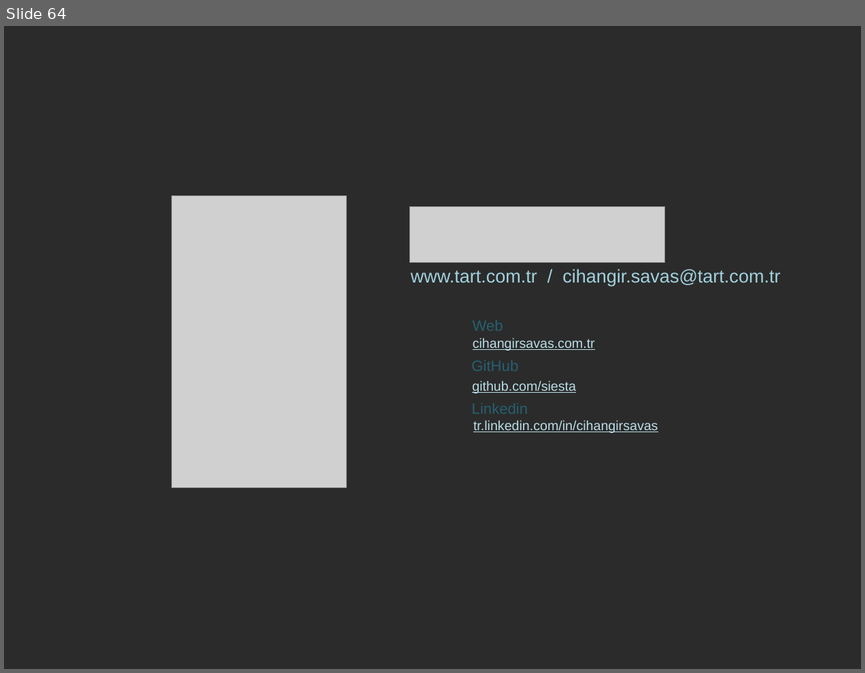
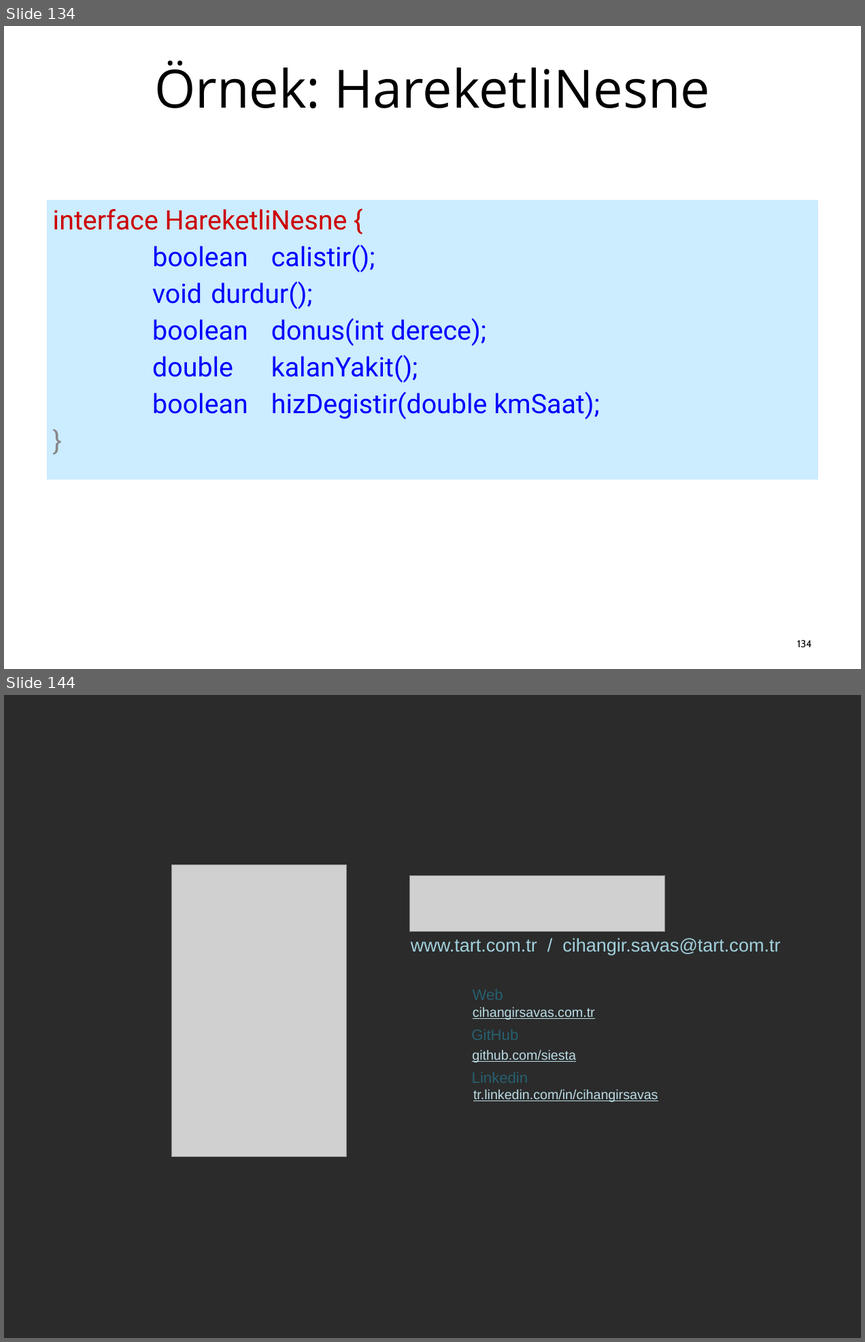
Before and after one commit to cihangir/summer-camp, a slide deck: SW101/SW101.odp. Shown one above the other, each under a label of ours: slide 64 before the commit, slides 134 and 144 after it; the slides between them are not shown. The pictures are 865x673 and 865x1342 pixels, drawn with LibreOffice and Linux fonts; fonts in the diff are those of the drawing; grey boxes stand for pictures; background and template pictures are left out; a plain dark background stands for a picture behind light text. Boxes give left, top, right and bottom in pixels: in the first picture for what was removed or moved away, otherwise in the second. Text is boxed around its words. In the diff, an @@ line names an element or a change of style, - is before the commit and + after.

```diff
--- a/SW101/SW101.odp
+++ b/SW101/SW101.odp
@@ slide 134 added at (x1=4, y1=26, x2=861, y2=669), background picture (left out) @@
@@ title added at (x1=154, y1=60, x2=710, y2=108), 63 pt, text #000000 @@
+Örnek: HareketliNesne
@@ text added at (x1=47, y1=199, x2=818, y2=479), fill #CCECFF, 32 pt, text #0000FF @@
+interface HareketliNesne {
+boolean calistir();
+void durdur();
+boolean donus(int derece);
+double kalanYakit();
+boolean hizDegistir(double kmSaat);
+}
@@ page number added at (x1=797, y1=639, x2=812, y2=648), 12 pt, text #000000 @@
+134
@@ what was slide 64 is now slide 144 @@
```
Also in this commit, not shown: 1 slide changed, 80 other slides added, 1 slide removed.
